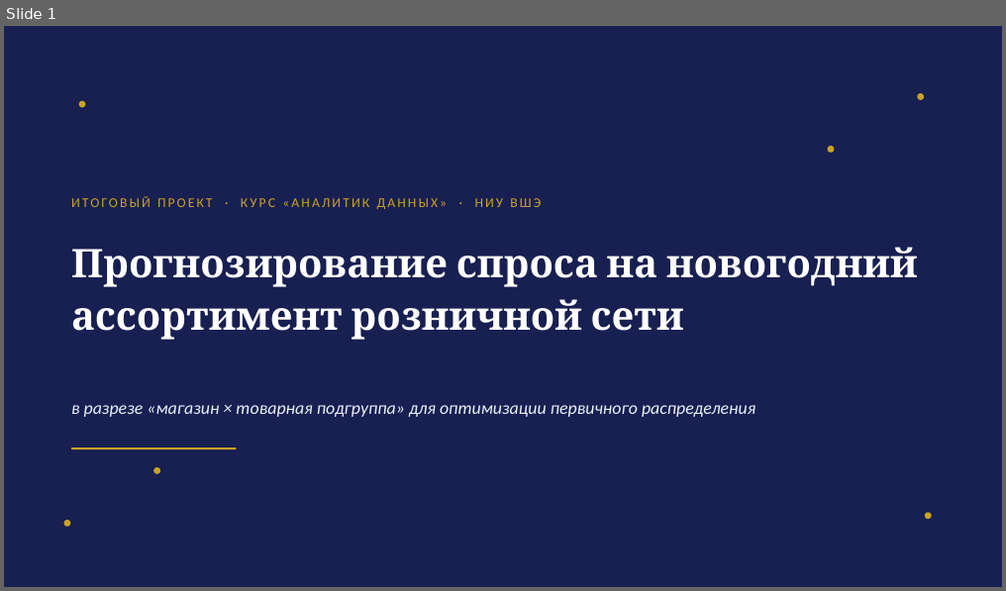
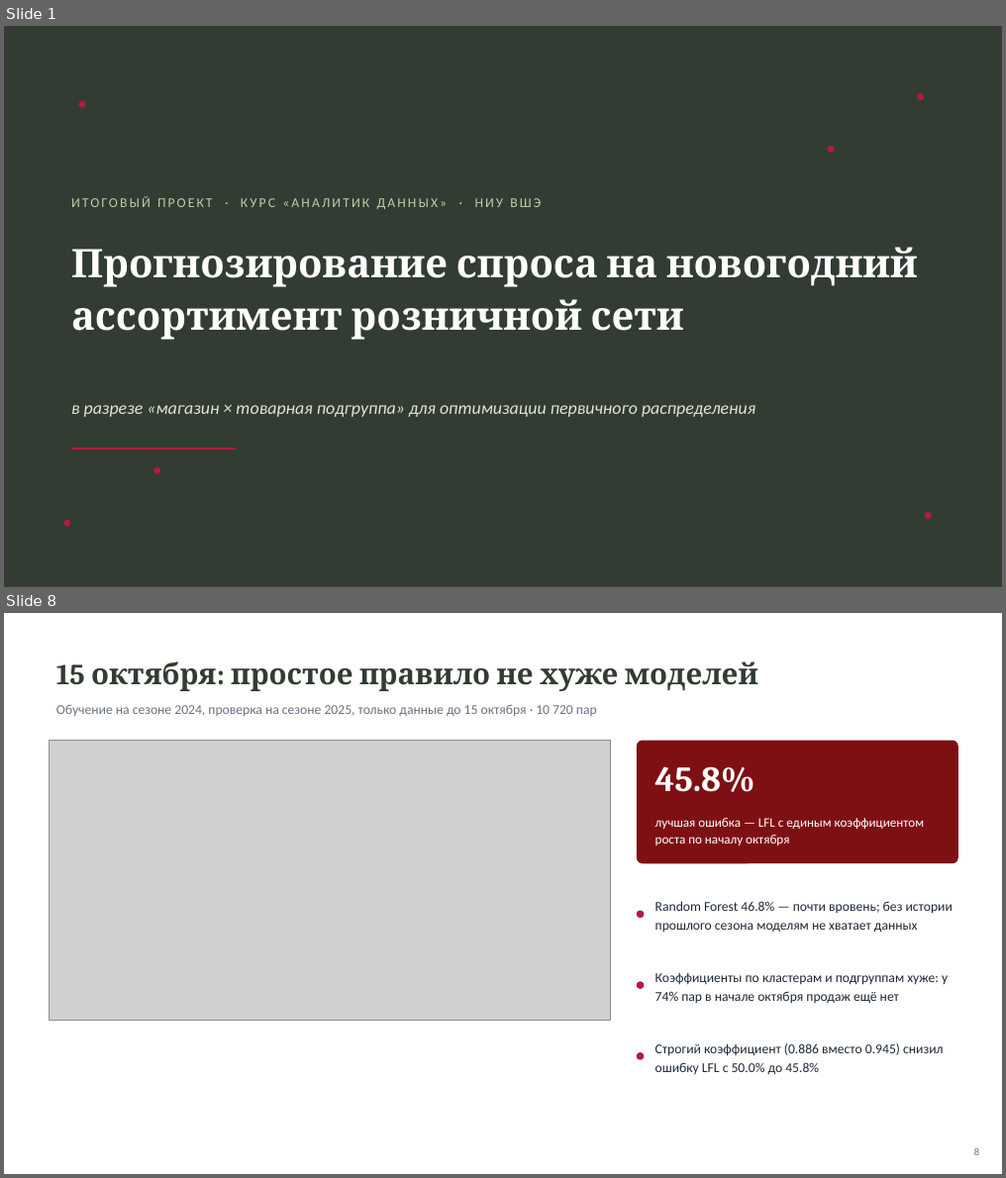
Before and after one commit to AnastasiyaEremina/final_project_hse_eremina, a slide deck: presentation/presentation.pptx. Shown one above the other, each under a label of ours: slide 1 before the commit, slides 1 and 8 after it; the slides between them are not shown. The pictures are 1006x591 and 1006x1178 pixels, drawn with LibreOffice and Linux fonts; fonts in the diff are those of the drawing; grey boxes stand for pictures. Boxes give left, top, right and bottom in pixels: in the first picture for what was removed or moved away, otherwise in the second. Text is boxed around its words. In the diff, an @@ line names an element or a change of style, - is before the commit and + after.

```diff
--- a/presentation/presentation.pptx
+++ b/presentation/presentation.pptx
@@ slide 8 added at bbox=[4, 613, 1002, 1174], background #FFFFFF @@
@@ text added at bbox=[56, 662, 758, 691], 28 pt, text #323C32, bold @@
+15 октября: простое правило не хуже моделей
@@ text added at bbox=[56, 705, 597, 716], 13 pt, text #6B7280 @@
+Обучение на сезоне 2024, проверка на сезоне 2025, только данные до 15 октября · 10 720 пар
@@ picture added at bbox=[49, 741, 611, 1021] @@
@@ rounded rectangle added at bbox=[637, 741, 958, 863], fill #7E1013 @@
@@ text added at bbox=[655, 766, 755, 792], 34 pt, text #FFFFFF, bold @@
+45.8%
@@ text added at bbox=[655, 818, 924, 846], 12.5 pt, text #FFFFFF @@
+лучшая ошибка — LFL с единым коэффициентом роста по началу октября
@@ text added at bbox=[655, 901, 952, 933], 13 pt, text #1F2937 @@
+Random Forest 46.8% — почти вровень; без истории прошлого сезона моделям не хватает данных
@@ ellipse added at bbox=[637, 911, 645, 919], fill #B61B3B @@
@@ ellipse added at bbox=[637, 981, 645, 989], fill #B61B3B @@
@@ text added at bbox=[655, 973, 947, 1003], 13 pt, text #1F2937 @@
+Коэффициенты по кластерам и подгруппам хуже: у 74% пар в начале октября продаж ещё нет
@@ ellipse added at bbox=[637, 1054, 645, 1060], fill #B61B3B @@
@@ text added at bbox=[655, 1044, 943, 1075], 13 pt, text #1F2937 @@
+Строгий коэффициент (0.886 вместо 0.945) снизил ошибку LFL с 50.0% до 45.8%
@@ text added at bbox=[974, 1149, 979, 1156], 10 pt, text #6B7280 @@
+8
@@ slide 1 changed as well @@
@@ background #1E2761 to #323C32 @@
@@ rectangle removed at bbox=[4, 26, 1002, 587] @@
@@ fill #C9A227 to #B61B3B in 6 elements at bbox=[79, 101, 85, 107], bbox=[918, 93, 924, 100], bbox=[63, 520, 70, 527], bbox=[925, 513, 932, 519], bbox=[153, 468, 160, 474], bbox=[828, 146, 835, 153] @@
@@ text "ИТОГОВЫЙ ПРОЕКТ · КУРС «АНАЛИТИК ..." at bbox=[71, 196, 541, 209]: text colour #C9A227 to #C5C9A6 @@
@@ text "в разрезе «магазин × товарная ..." at bbox=[71, 405, 755, 417]: text colour #EAF0FB to #E4E2D3 @@
@@ line (71, 449) - (236, 449): stroke #C9A227 2 pt to #B61B3B 2 pt @@
```
Also in this commit, not shown: 5 other slides changed, 5 other slides added, 3 slides removed, 13 other files.
